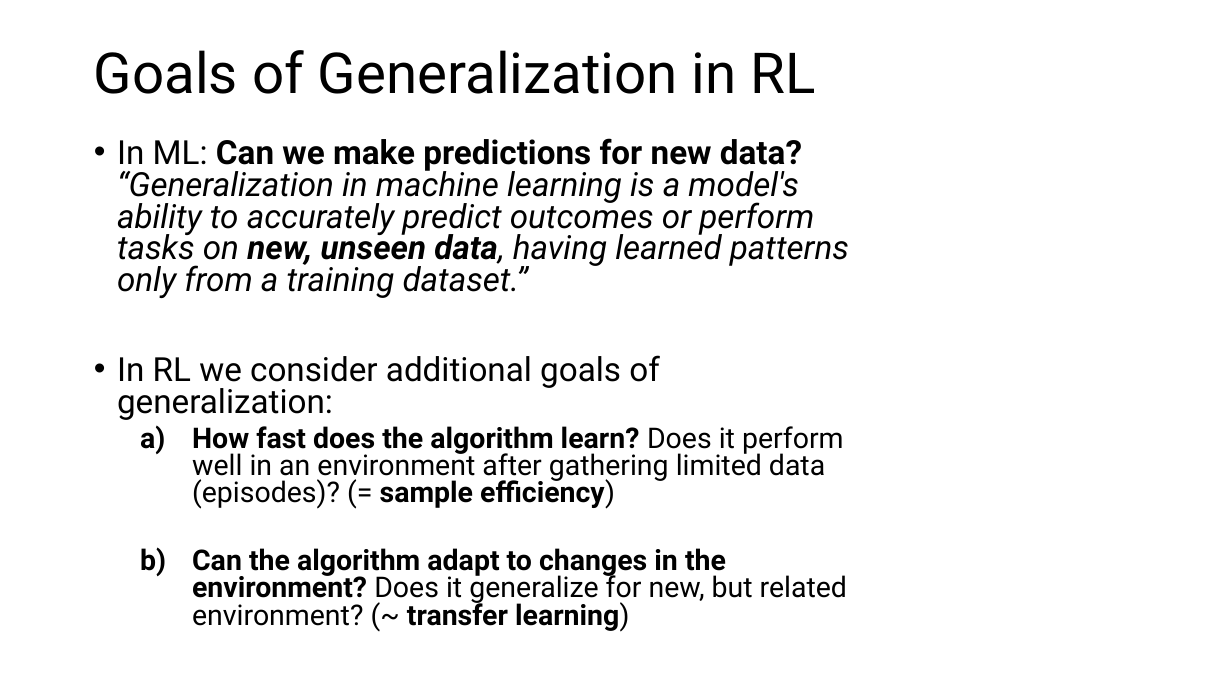
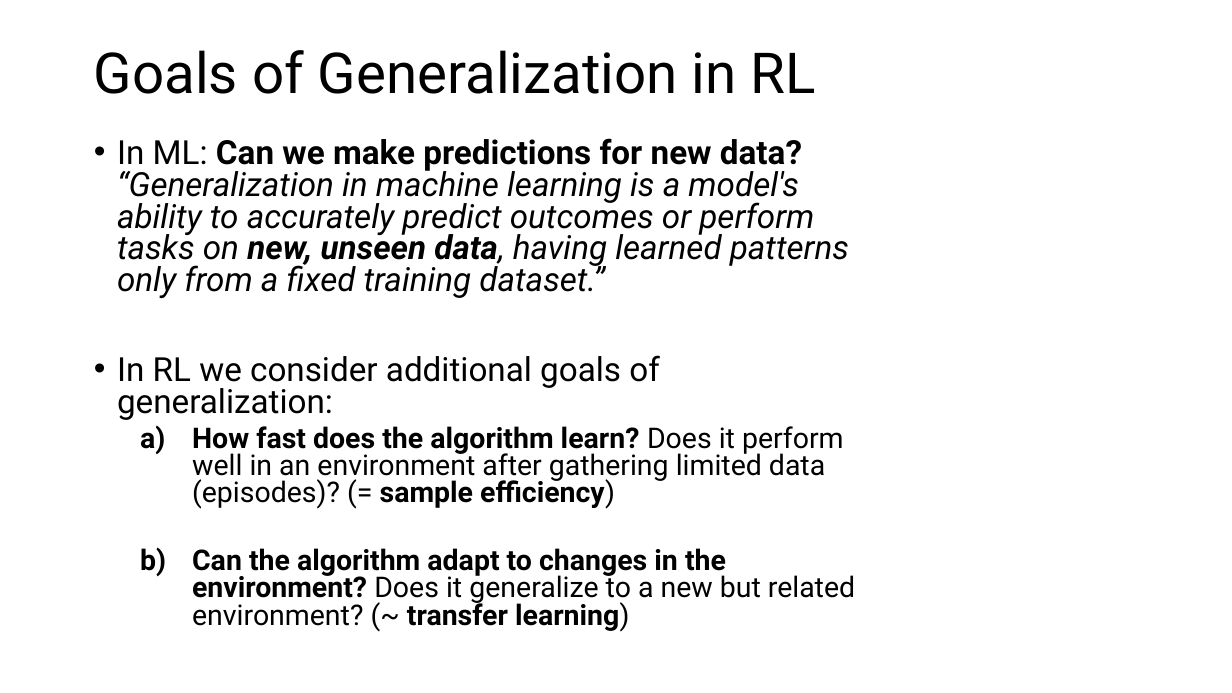
Before and after one commit to mhahsler/Introduction_to_Reinforcement_Learning, a slide deck: slide 6 of slides/Lecture_Chapter09.pptx. Drawn at 1232x693 pixels with LibreOffice and Linux fonts; fonts in the diff are those of the drawing. Boxes give left, top, right and bottom in pixels: in the first picture for what was removed or moved away, otherwise in the second. Text is boxed around its words. In the diff, an @@ line names an element or a change of style, - is before the commit and + after.

```diff
--- a/slides/Lecture_Chapter09.pptx
+++ b/slides/Lecture_Chapter09.pptx
@@ text at <box>117,138,849,298</box>: text changed @@
-• In ML: Can we make predictions for new data?
-  “Generalization in machine learning is a model's ability to accurately predict outcomes or perform tasks on new, unseen data, having learned patterns only from a training dataset.”
+• In ML: Can we make predictions for new data?
+  “Generalization in machine learning is a model's ability to accurately predict outcomes or perform tasks on new, unseen data, having learned patterns only from a fixed training dataset.”
@@ text at <box>192,548,855,632</box>: text changed @@
-  b) Can the algorithm adapt to changes in the environment? Does it generalize for new, but related environment? (~ transfer learning)
+  b) Can the algorithm adapt to changes in the environment? Does it generalize to a new but related environment? (~ transfer learning)
```
Also in this commit, not shown: 7 other slides changed, 1 other file.
